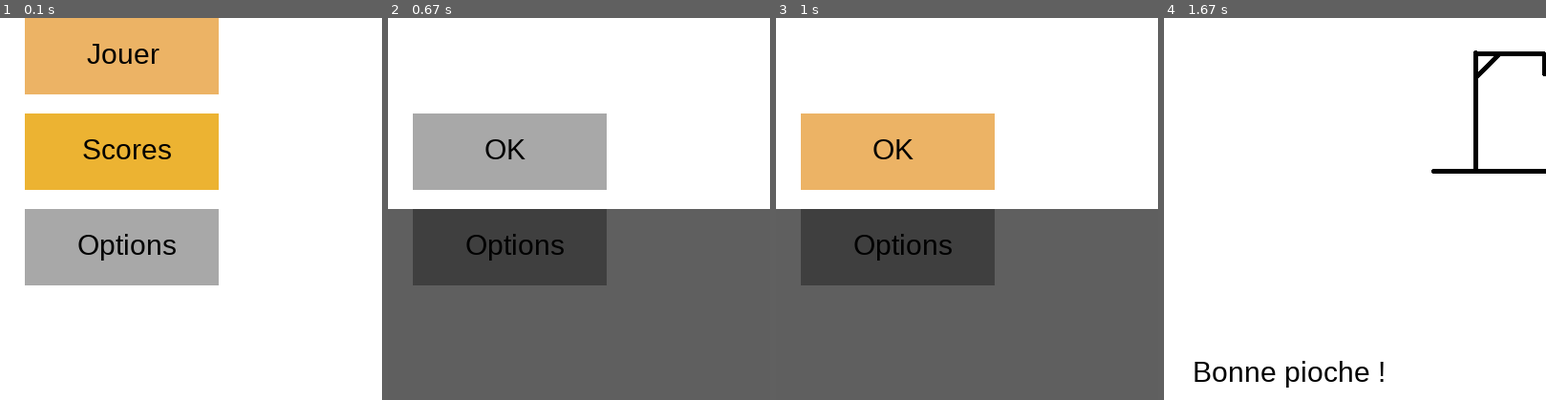
Above: before the commit, frames 1-4 (left to right).
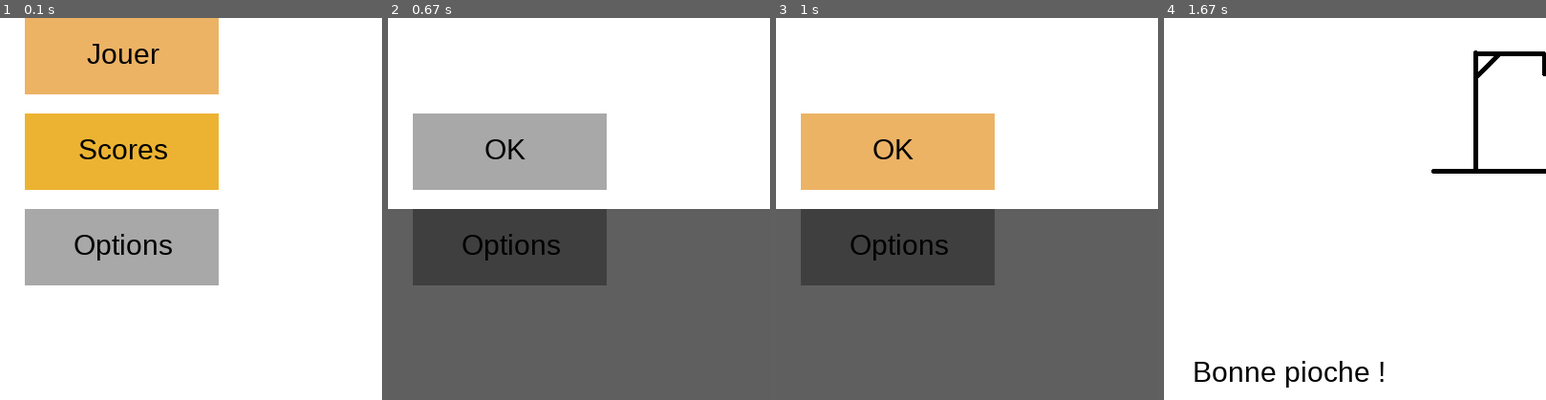
Above: after the commit, the same moments.

Repository: nicolas-riera/pendu
Game: pygame game, started from main.py
Same seed, same stepped clock (60 frames per second), same inputs: the game is played once before the commit and once after it.
Inputs (mouse positions are % of the whole screen's width and height, from its top left):
- Up to frame 1 (0.1 s): no input
- Up to frame 2 (0.67 s): click (50, 50) at 0.38 s
- Up to frame 3 (1 s): type "ann" at 0.67 s
- Up to frame 4 (1.67 s): tap Enter at 1, 1.35 s; type "a" at 1.22 s
The pictures show only the part of the screen within x 34-84%, y 50-100%; the shares and areas given below are measured in that part.

The runs differ from the first frame. In frame 1, 1.5% of the frame differs, in the area x 19-46%, y 31-64%; in frame 2, 0.7%; in frame 3, 0.7%; in frame 4, nothing differs.

Commit message:
style(menu): centered Scores and Options buttons texts

Diff:
--- a/src/menu.py
+++ b/src/menu.py
@@ -52,12 +52,12 @@
         pygame.draw.rect(screen, (236, 179, 50), (295, 500, 203, 80))
         scores_button = pygame.Rect((295, 500, 203, 80))
         scores_button_text = my_fonts[0].render("Scores", True, (0, 0, 0))
-        screen.blit(scores_button_text, (355, 520))
+        screen.blit(scores_button_text, (351, 520))
 
         pygame.draw.rect(screen, (168, 168, 168), (295, 600, 203, 80))
         option_button = pygame.Rect((295, 600, 203, 80))
         option_button_text = my_fonts[0].render("Options", True, (0, 0, 0))
-        screen.blit(option_button_text, (350, 620))
+        screen.blit(option_button_text, (346, 620))
 
         # Logic
 
